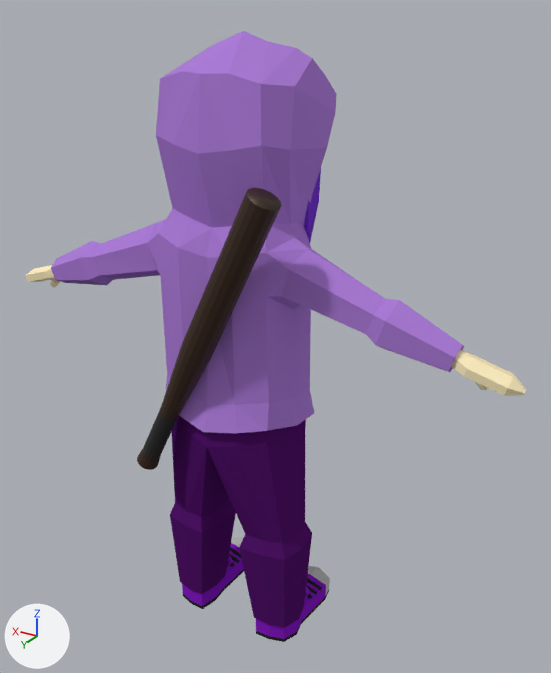
An edit to the Blender file Characters/Character/Girl_Purple.blend, drawn before and after from the same camera.
Both versions are drawn from a 50 mm camera at (-1.061, 1.632, 1.734) aimed at (-0.063, -0.032, 0.902). The lights are fixed; the arrows at lower left show +X, +Y and +Z.
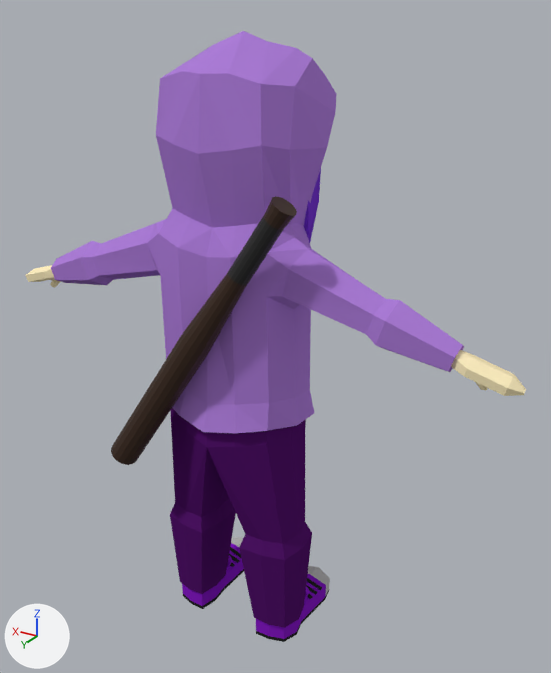
Location of each change, [x1, y1, x2, y2] in pixels of the pictures (551 x 673 px):
'Cylinder', moved, turned: before [137, 188, 282, 470]; after [111, 196, 297, 465]

The change, as a list of edits to the scene's bpy script:
```text
Change ob_cylinder:
    ob_cylinder.location: (0.11, 0.227, 0.745) -> (-0.114, 0.227, 1.155)
    ob_cylinder.rotation_euler: (0.0669, -0.472, -0.232) -> (6.378, 2.569, -6.037)  # degrees (3.8, -27, -13) -> degrees (5, 147, -346)
```
